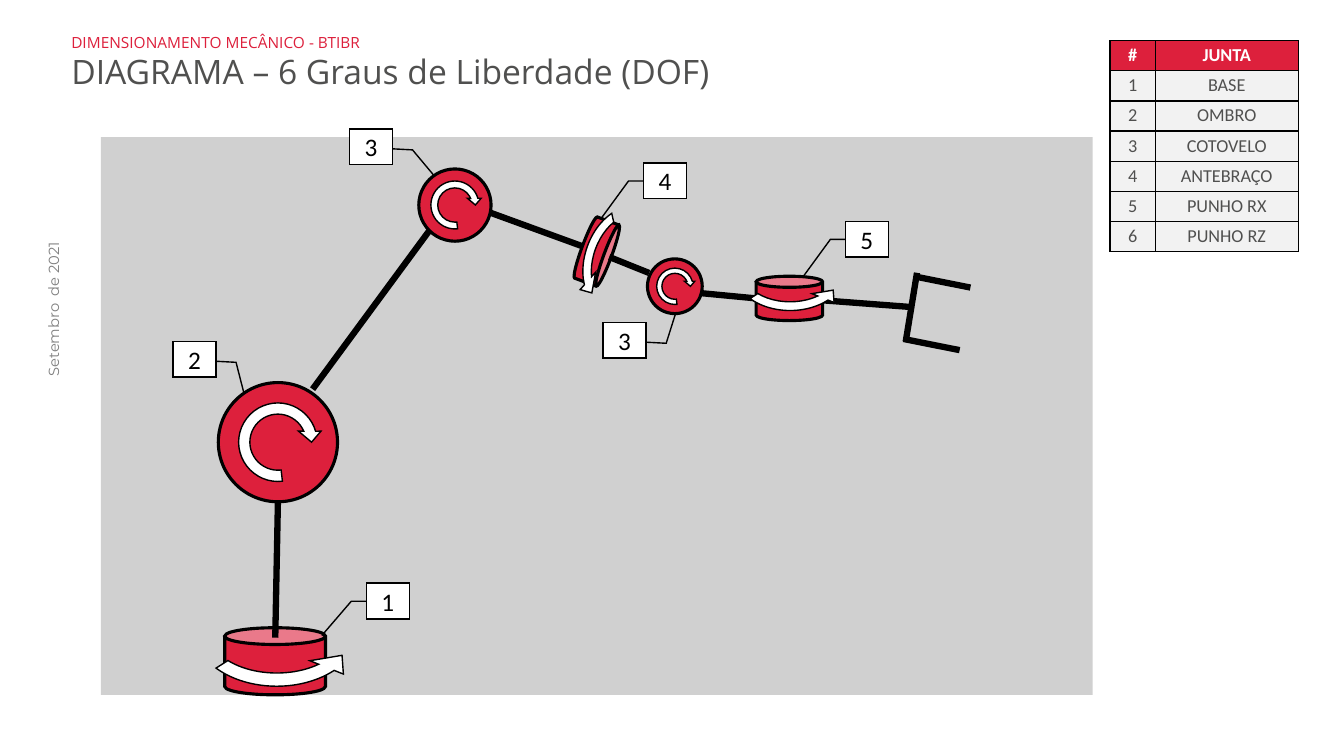
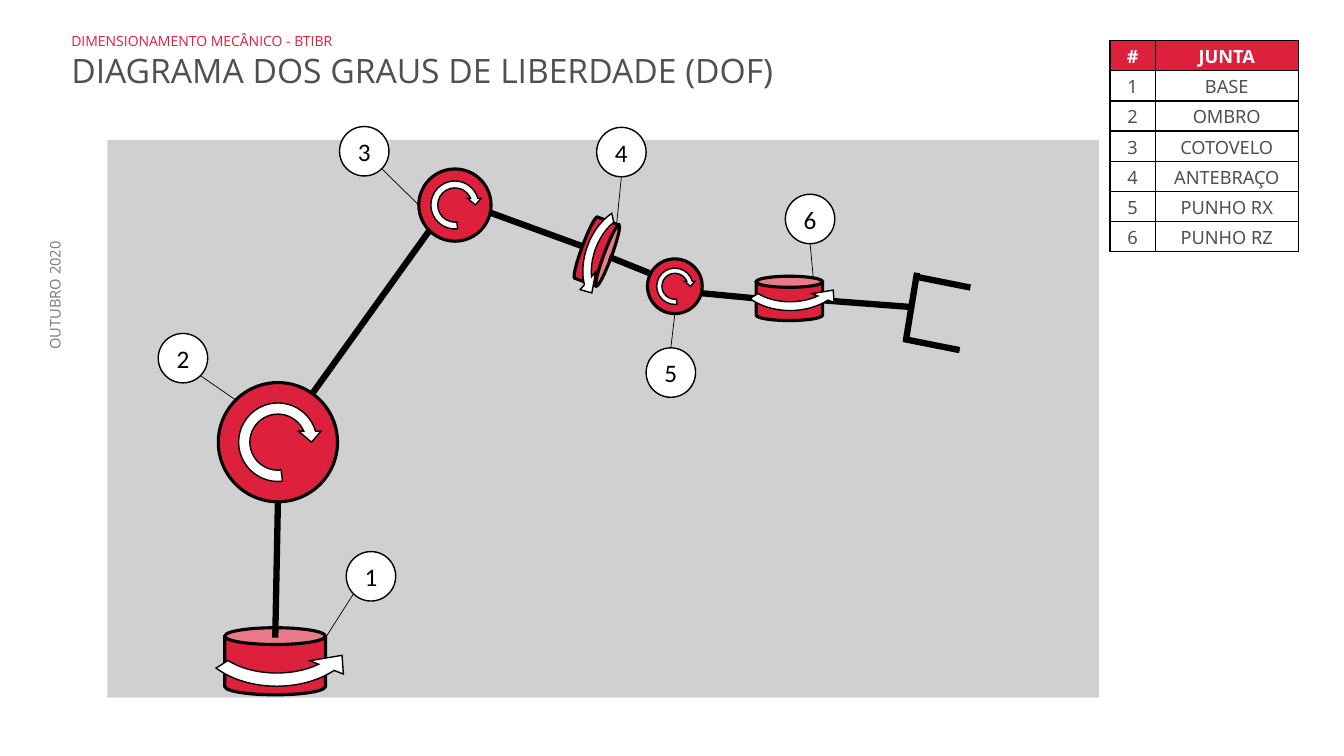
Before and after one commit to BTIBR/Projeto-Mecanico, a slide deck: slide 5 of Arquivos Gerais/Análises e Cálculos/Dimensionamento Mecânico BTIBR.pptx. Drawn at 1344x756 pixels with LibreOffice and Linux fonts; fonts in the diff are those of the drawing; grey boxes stand for pictures; background and template pictures are left out. Boxes give left, top, right and bottom in pixels: in the first picture for what was removed or moved away, otherwise in the second. Text is boxed around its words. In the diff, an @@ line names an element or a change of style, - is before the commit and + after.

Commit message:
Update do Dimensionamento

```diff
--- a/Arquivos Gerais/Análises e Cálculos/Dimensionamento Mecânico BTIBR.pptx
+++ b/Arquivos Gerais/Análises e Cálculos/Dimensionamento Mecânico BTIBR.pptx
@@ text at <box>71,58,773,89</box>: text changed @@
-DIAGRAMA – 6 Graus de Liberdade (DOF)
+DIAGRAMA DOS GRAUS DE LIBERDADE (DOF)
@@ text at <box>71,33,332,46</box>: size 11 to 10 pt in "DIMENSIONAMENTO MECÂNICO - BTIBR" @@
@@ table at <box>1110,40,1299,251</box> @@
@@ fill #F2F2F2 to #FFFFFF in 12 cells @@
@@ font Calibri to Noto Sans @@
@@ picture: place and size @@
-picture at <box>101,137,1093,695</box>
+picture at <box>107,140,1099,698</box>
@@ ellipse "3": place and size @@
-ellipse "3" at <box>350,129,393,164</box>
+ellipse "3" at <box>340,127,389,176</box>
@@ ellipse "4": place and size @@
-ellipse "4" at <box>643,163,687,199</box>
+ellipse "4" at <box>597,127,646,176</box>
@@ line added from (382, 168) to (418, 205), #000000 0.5 pt @@
@@ line added from (621, 176) to (617, 225), #000000 0.5 pt @@
@@ ellipse added at <box>785,195,835,244</box>, fill #FFFFFF, outline #000000 1 pt, 18 pt, text #000000 @@
+6
@@ line moved from (313, 389) - (430, 231) to (314, 392) - (430, 231) @@
@@ text removed at <box>43,245,63,375</box> @@
-Setembro de 2021
@@ text added at <box>45,244,65,348</box>, 10.5 pt, text #808080 @@
+OUTUBRO 2020
@@ line added from (811, 244) to (814, 277), #000000 0.5 pt @@
@@ border callout removed at <box>603,323,646,358</box> @@
-3
@@ line added from (676, 314) to (671, 348), #000000 0.5 pt @@
@@ ellipse "2": place and size @@
-ellipse "2" at <box>173,342,217,377</box>
+ellipse "2" at <box>158,334,208,383</box>
@@ border callout to ellipse in 5 elements at <box>158,334,208,383</box>, <box>340,127,389,176</box>, <box>347,552,396,601</box>, <box>597,127,646,176</box>, <box>646,348,696,397</box> @@
@@ ellipse "5": place and size @@
-ellipse "5" at <box>846,221,889,256</box>
+ellipse "5" at <box>646,348,696,397</box>
@@ line added from (201, 376) to (236, 400), #000000 0.5 pt @@
@@ ellipse "1": place and size @@
-ellipse "1" at <box>366,583,409,618</box>
+ellipse "1" at <box>347,552,396,601</box>
@@ line added from (354, 594) to (326, 638), #000000 0.5 pt @@
```
Also in this commit, not shown: 7 other slides changed, 13 slides added, 44 other files.
